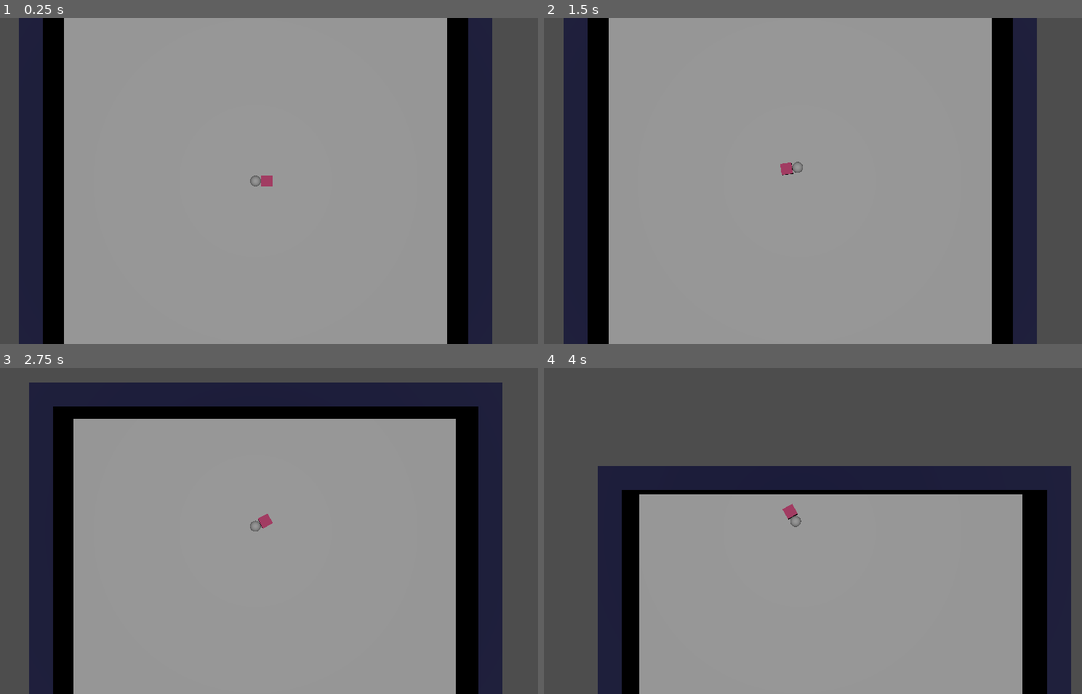
Above: before the commit, frames 1-4 (two rows, left to right).
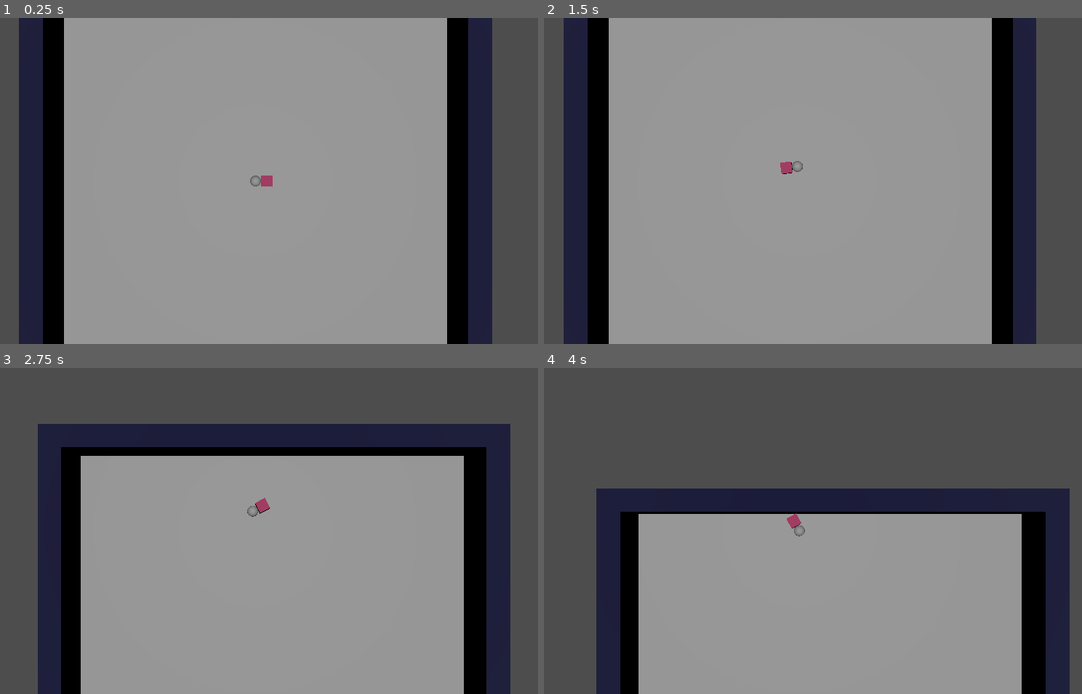
Above: after the commit, the same moments.

Repository: karstenpedersen/robo-blocks
Game: Godot game, scene res://src/scenes/game-scenes/tobias-world.tscn
Two runs of this game, one before a commit and one after it. Both use one fixed random seed, a clock stepped at 60 frames per second and the inputs below. The project has no main scene, so this scene is started directly.
Inputs (mouse positions are in pixels of both pictures, inside the frame that each line leads up to):
- Up to frame 1 (0.25 s): no input
- Up to frame 2 (1.5 s): tap Enter at 0.5 s; move the mouse to (925, 164) at 0.52 s; hold D (move_right) 0.53-1.28 s; hold Shift (sprint) 0.53-1.28 s; move the mouse to (683, 197) at 1.27 s; hold S (move_down) from 1.28 s (still down); tap Shift (sprint) at 1.35 s
- Up to frame 3 (2.75 s): move the mouse to (312, 459) at 2.02 s; release S (move_down) at 2.03 s; hold D (move_right) from 2.03 s (still down); hold Shift (sprint) from 2.03 s (still down)
- Up to frame 4 (4 s): move the mouse to (769, 596) at 2.77 s; release D (move_right) at 2.78 s; release Shift (sprint) at 2.78 s; hold W (move_up) 2.78-3.53 s; tap Shift (sprint) at 2.85 s; move the mouse to (974, 579) at 3.52 s; hold A (move_left) from 3.53 s (still down); hold Shift (sprint) from 3.53 s (still down)

The runs differ from the first frame. In frame 2, 0.2% of the frame differs, in the area x 43-92%, y 0-100%; in frame 3, 26%, in the area x 5-95%, y 4-100%; in frame 4, 13%.

Commit message:
Change player to RigidBody3D using Asteroids like movement

Diff:
--- a/src/entities/player/player.gd
+++ b/src/entities/player/player.gd
@@ -1,12 +1,15 @@
-extends CharacterBody3D
+extends RigidBody3D
 
-@export var speed = 10
-@export var accel = 20
-@export var friction = 10
+@export var max_speed = 10
+@export var accel = 8000
+@export var friction = 100
 
 var velocity_1d = 0.0
 
 @export var rotation_speed = 4
+
+func _ready() -> void:
+	lock_rotation = true
 
 
 func get_input():
@@ -19,22 +22,40 @@
 func player_movement(input, delta):
 	# NOTE: We don't want the input to be normalized
 	# as that will slow us down while turning
-	if input.y != 0:
+
+	# Turning
+	rotation.y = rotation.y - input.x * delta * rotation_speed
+	# Moving
+	apply_force(transform.basis.z.normalized() * input.y * accel * delta)
+
+	#print(linear_velocity.length())
+
+	#if input.y != 0:
 		# Forward and backwards movement
-		velocity_1d = lerp(velocity_1d, input.y * speed, delta * accel)
-		#velocity = velocity.move_toward(direction * speed, delta * accel)
-	else:
+		#velocity_1d = lerp(velocity_1d, input.y * speed, delta * accel)
+
+	#else:
 		#velocity = velocity.move_toward(Vector3.ZERO, delta * friction)
-		velocity_1d = lerp(velocity_1d, 0.0, delta * friction)
+		#velocity_1d = lerp(velocity_1d, 0.0, delta * friction)
+		#apply_force(-transform.basis.z.normalized() * friction * delta)
 
-	var direction = transform.basis.z.normalized()
-	velocity = direction * velocity_1d
+
+	#var direction = transform.basis.z.normalized()
+	#velocity = direction * velocity_1d
 	#rotation.y = lerp(rotation.y, rotation.y - input.x, delta * rotation_speed)
-	rotation.y = rotation.y - input.x * delta * rotation_speed
 
 
 func _physics_process(delta):
 	#var input = Input.get_vector("move_left", "move_right", "move_up", "move_down")
 	var input = get_input()
 	player_movement(input, delta)
-	move_and_slide()
+	#move_and_slide()
+
+func _integrate_forces(state: PhysicsDirectBodyState3D) -> void:
+	var velocity = state.get_linear_velocity()
+
+	if velocity.length() > max_speed:
+		velocity = velocity.normalized() * max_speed
+
+		# Apply the limited velocity back to the rigidbody
+		state.set_linear_velocity(velocity)
--- a/src/entities/player/player.tscn
+++ b/src/entities/player/player.tscn
@@ -14,7 +14,7 @@
 
 [sub_resource type="BoxShape3D" id="BoxShape3D_xlxsy"]
 
-[node name="Player" type="CharacterBody3D"]
+[node name="Player" type="RigidBody3D"]
 script = ExtResource("1_vco4d")
 
 [node name="CollisionShape3D" type="CollisionShape3D" parent="."]
